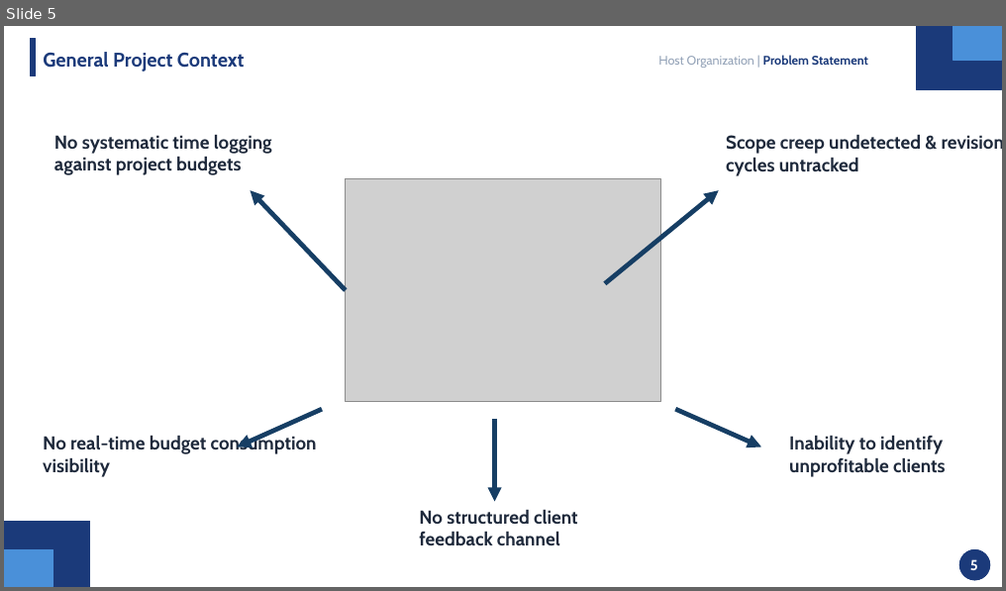
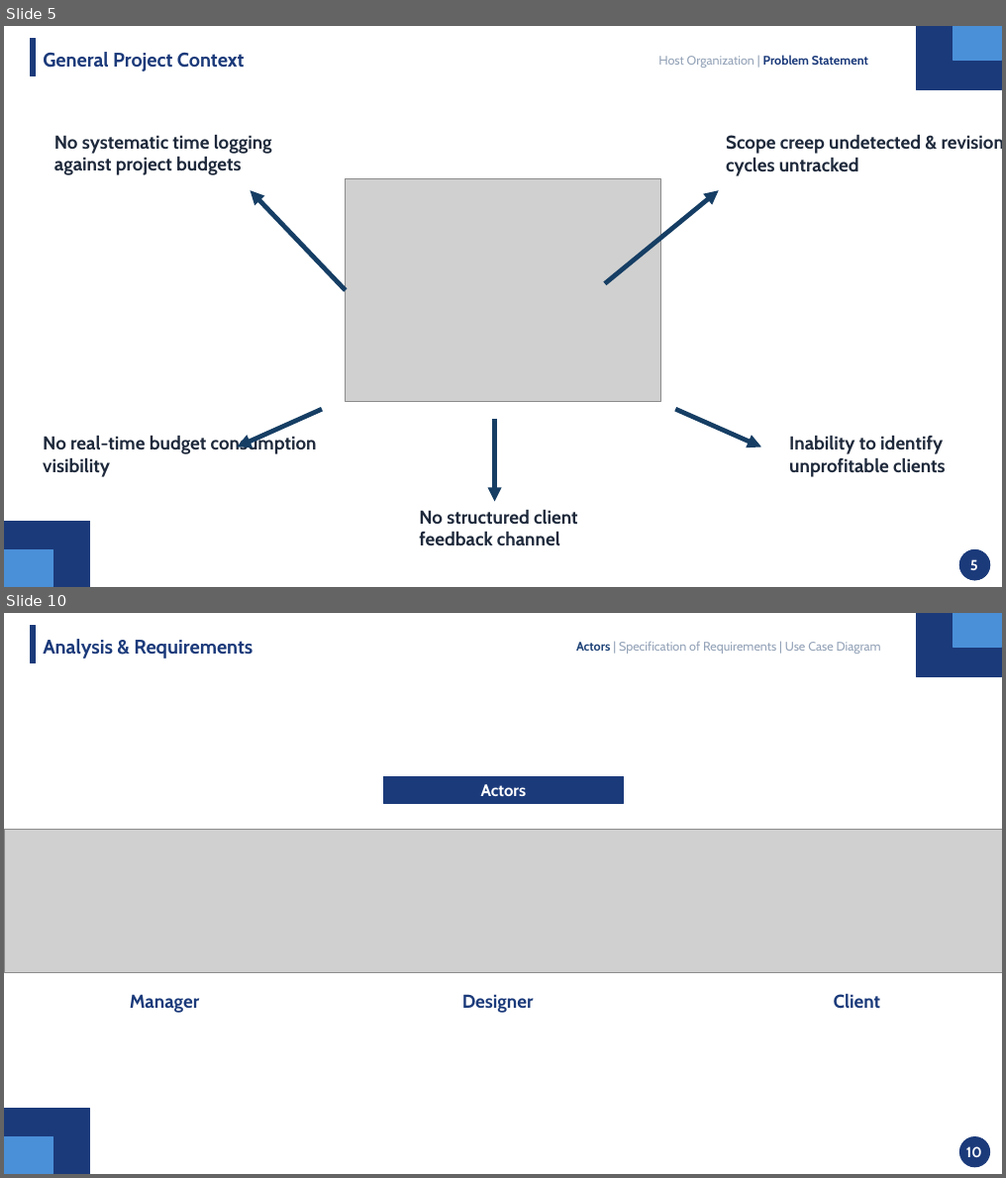
Before and after one commit to mahdi000666/DesignFlow, a slide deck: docs/Presentation.pptx. Shown one above the other, each under a label of ours: slide 5 before the commit, slides 5 and 10 after it; the slides between them are not shown. The pictures are 1006x591 and 1006x1178 pixels, drawn with LibreOffice and Linux fonts; fonts in the diff are those of the drawing; grey boxes stand for pictures. Boxes give left, top, right and bottom in pixels: in the first picture for what was removed or moved away, otherwise in the second. Text is boxed around its words. In the diff, an @@ line names an element or a change of style, - is before the commit and + after.

```diff
--- a/docs/Presentation.pptx
+++ b/docs/Presentation.pptx
@@ slide 10 added at bbox=[4, 613, 1002, 1174], background #FFFFFF @@
@@ rectangle added at bbox=[30, 626, 36, 663], fill #1B3A7A, outline #1B3A7A 1 pt @@
@@ text added at bbox=[43, 639, 252, 659], 19 pt, text #1B3A7A, bold @@
+Analysis & Requirements
@@ text added at bbox=[576, 642, 881, 654], 12 pt, text #94A3B8 @@
+Actors | Specification of Requirements | Use Case Diagram
@@ rectangle added at bbox=[916, 613, 1002, 676], fill #1B3A7A, outline #1B3A7A 1 pt @@
@@ rectangle added at bbox=[953, 613, 1002, 647], fill #4A90D9, outline #4A90D9 1 pt @@
@@ rectangle added at bbox=[383, 776, 623, 803], fill #1B3A7A, outline #1B3A7A 1 pt @@
@@ text added at bbox=[481, 784, 527, 796], 16 pt, text #FFFFFF, bold @@
+Actors
@@ picture added at bbox=[4, 830, 1002, 973] @@
@@ text added at bbox=[130, 994, 199, 1013], 18 pt, text #1B3A7A, bold @@
+Manager
@@ text added at bbox=[462, 994, 534, 1013], 18 pt, text #1B3A7A, bold @@
+Designer
@@ text added at bbox=[834, 994, 881, 1009], 18 pt, text #1B3A7A, bold @@
+Client
@@ rectangle added at bbox=[4, 1109, 90, 1174], fill #1B3A7A, outline #1B3A7A 1 pt @@
@@ rectangle added at bbox=[4, 1138, 53, 1174], fill #4A90D9, outline #4A90D9 1 pt @@
@@ ellipse added at bbox=[960, 1138, 990, 1167], fill #1B3A7A, outline #1B3A7A 1 pt @@
@@ text added at bbox=[966, 1147, 982, 1157], 14 pt, text #FFFFFF, bold @@
+10
```
Also in this commit, not shown: 6 slides changed, 10 other slides added, 40 slides removed.
